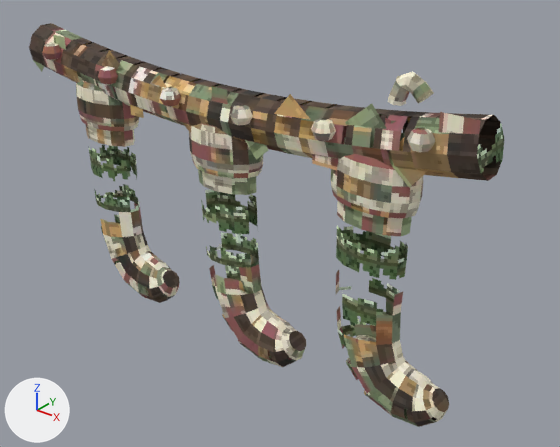
The glTF model public/models/items/stockings.glb, before and after one commit.
Rendered twice from a 50 mm lens placed at (1.69, -1.92, 0.74), pointed at (0.18, -0.02, -0.44). Lighting does not change. The marker at lower left points along +X, +Y and +Z. The picture after the commit comes second. Where no turn or scale is listed for an object, it has been applied to the vertices. Vertices at exactly the same position are counted once.

Names of what the first picture shows: 'cane', 'cuff0', 'cuff1', 'cuff2', 'sock0', 'sock1', 'sock2', 'static' and 1 more.
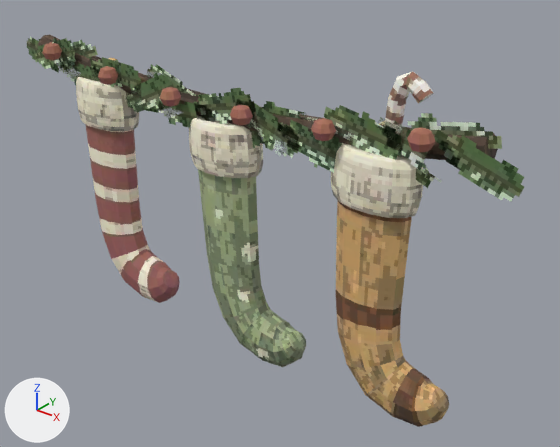
What differs and where, as boxes (x1, y1, x2, y2) in the pictures (560 x 447 px):
'static', reshaped
    before: (29, 23, 504, 188)
    after: (27, 34, 524, 201)
part 1 of me_static, rebuilt (20% shorter)
    before: (29, 23, 504, 181)
    after: (38, 34, 498, 160)
part 2 of me_static, deleted
    before: (33, 35, 481, 188)
part 3 of me_static, added (green)
    after: (27, 37, 524, 201)
part 4 of me_static, surface changed
    both: (42, 42, 436, 152)
part 5 of me_sock0, surface changed
    both: (85, 124, 180, 303)
part 6 of me_cuff0, surface changed (brown to grey)
    before: (76, 81, 139, 131)
    after: (76, 74, 139, 131)
part 7 of me_sock1, surface changed
    both: (198, 169, 306, 367)
part 8 of me_cuff1, surface changed (brown to grey)
    before: (189, 124, 263, 178)
    after: (189, 115, 263, 178)
part 9 of me_sock2, surface changed
    before: (336, 186, 449, 427)
    after: (336, 201, 449, 427)
part 10 of me_cuff2, surface changed
    both: (331, 154, 423, 218)
part 11 of me_cane, surface changed
    before: (385, 71, 434, 152)
    after: (384, 71, 434, 134)

Edits to the bpy script that builds the scene:
```text
Change me_static:
    remove me_static.from_pydata(...)  # 446 vertices, 768 faces; spans x -0.95..0.95, y -0.22..-0.02, z -0.16..0.13
    add me_static.from_pydata(...)  # 436 vertices, 700 faces; spans x -1.06..1.08, y -0.22..-0.05, z -0.19..0.17
    me_static part 1: the loose piece of 210 vertices spanning x -0.95..0.95, y -0.18..-0.02, z -0.13..0.12 is rebuilt with 168 vertices and now spans x -0.94..0.94, y -0.14..-0.06, z -0.09..0.07
    me_static part 2: 14 loose pieces with 56 vertices, spanning x -0.95..0.93, y -0.16, z -0.16..0.13, are deleted
    me_static part 3: 88 vertices added at x -1.06..1.08, y -0.15..-0.12, z -0.19..0.17
    me_static part 4: 324 kept faces spanning x -0.82..0.82, y -0.22..-0.05, z -0.11..0.08 get new texture (UV) coordinates
Change me_sock0:
    where me_sock0.from_pydata(...)  # 121 vertices, 238 faces; spans x -0.125..0.314, y -0.064..0.062, z -0.771..0.0
    me_sock0 part 5: texture (UV) coordinates of 238 of 238 faces, centred in x -0.12..0.308, y -0.06..0.061, z -0.763..0.0, changed; they spanned u 0.0..0.99, v 0.08..1.0 and now span u 0.0..0.98, v 0.03..0.85
Change me_cuff0:
    where me_cuff0.from_pydata(...)  # 98 vertices, 180 faces; spans x -0.15..0.15, y -0.083..0.083, z 0.0..0.175
    me_cuff0 part 6: texture (UV) coordinates of 180 of 180 faces, centred in x -0.145..0.144, y -0.082..0.082, z 0.006..0.175, changed; they spanned u 0.04..0.95, v 0.05..0.93 and now span u 0.0..0.98, v 0.02..0.77
Change me_sock1:
    where me_sock1.from_pydata(...)  # 121 vertices, 238 faces; spans x -0.125..0.341, y -0.064..0.062, z -0.765..0.005
    me_sock1 part 7: texture (UV) coordinates of 238 of 238 faces, centred in x -0.117..0.335, y -0.06..0.061, z -0.755..0.002, changed; they spanned u 0.0..1.0, v 0.08..1.0 and now span u 0.0..0.98, v 0.03..0.85
Change me_cuff1:
    where me_cuff1.from_pydata(...)  # 98 vertices, 180 faces; spans x -0.153..0.148, y -0.083..0.083, z -0.006..0.18
    me_cuff1 part 8: texture (UV) coordinates of 180 of 180 faces, centred in x -0.148..0.142, y -0.082..0.082, z 0.0..0.178, changed; they spanned u 0.0..0.99, v 0.05..0.93 and now span u 0.0..0.98, v 0.02..0.77
Change me_sock2:
    where me_sock2.from_pydata(...)  # 121 vertices, 238 faces; spans x -0.125..0.303, y -0.064..0.062, z -0.773..0.003
    me_sock2 part 9: texture (UV) coordinates of 238 of 238 faces, centred in x -0.121..0.297, y -0.06..0.061, z -0.765..0.002, changed; they spanned u 0.0..0.98, v 0.06..1.0 and now span u 0.0..0.99, v 0.03..0.85
Change me_cuff2:
    where me_cuff2.from_pydata(...)  # 98 vertices, 180 faces; spans x -0.149..0.151, y -0.083..0.083, z -0.002..0.177
    me_cuff2 part 10: texture (UV) coordinates of 180 of 180 faces, centred in x -0.144..0.146, y -0.082..0.082, z 0.004..0.176, changed; they spanned u 0.0..0.99, v 0.05..0.93 and now span u 0.0..0.98, v 0.02..0.77
Change me_cane:
    where me_cane.from_pydata(...)  # 49 vertices, 94 faces; spans x -0.025..0.121, y -0.025..0.025, z -0.001..0.318
    me_cane part 11: texture (UV) coordinates of 94 of 94 faces, centred in x -0.02..0.111, y -0.023..0.023, z -0.001..0.308, changed; they spanned u 0.02..0.57, v 0.05..0.82 and now span u 0.0..0.98, v 0.02..0.66
```
